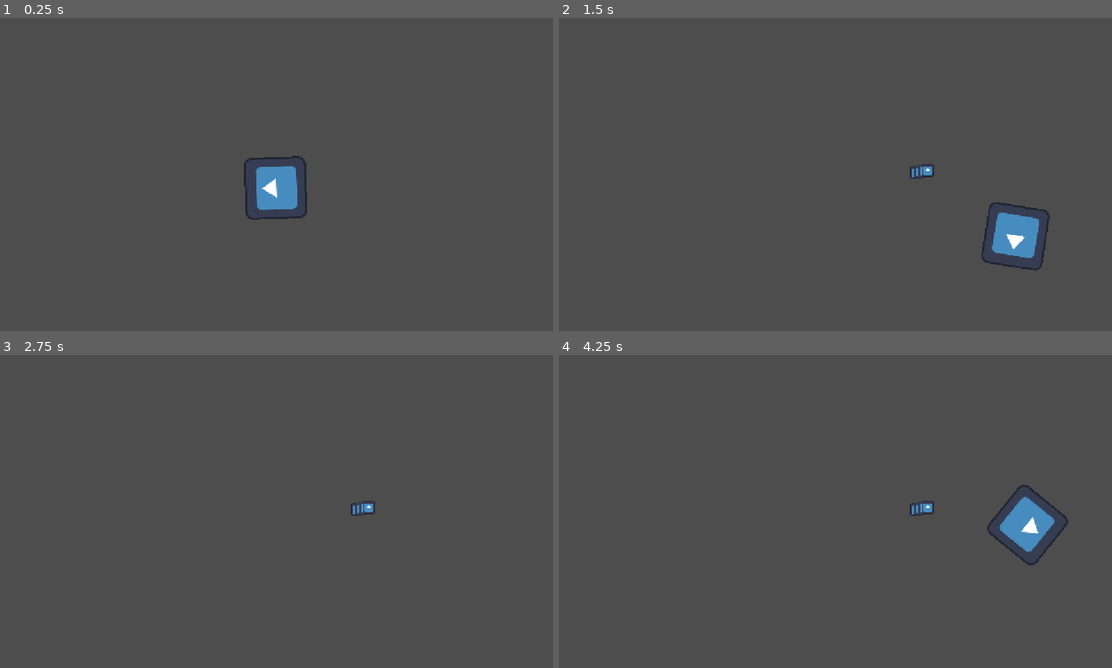
Above: before the commit, frames 1-4 (two rows, left to right).
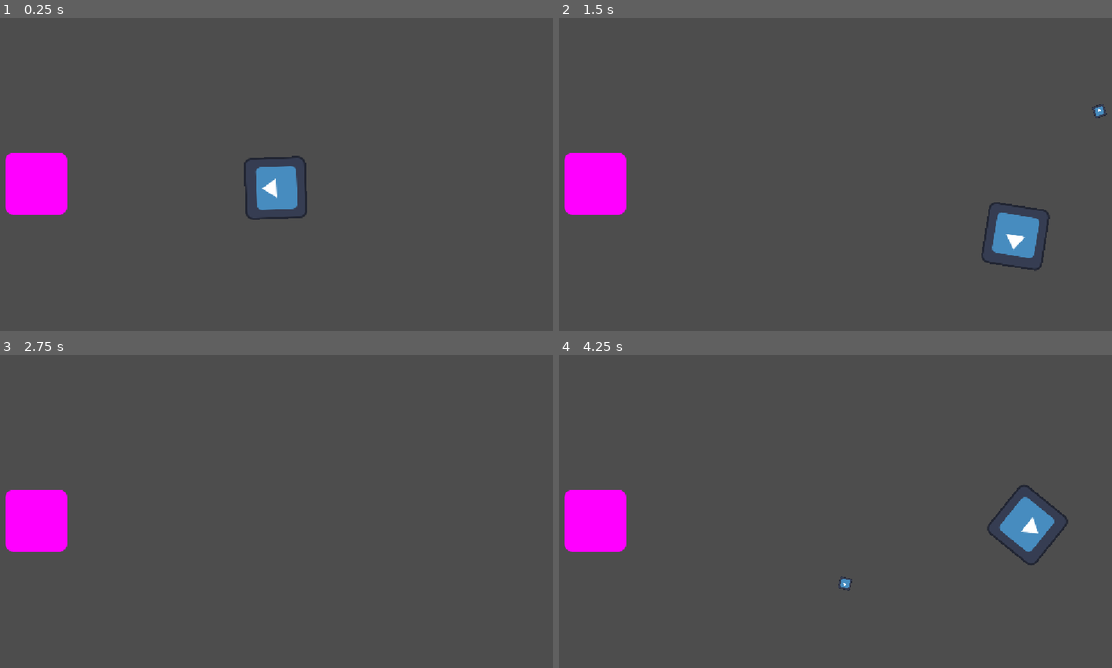
Above: after the commit, the same moments.

Repository: Frickerson/Brackeys_2026.2
Game: Godot game, scene res://Game/Levels/BasicLevel.tscn
Same seed, same stepped clock (60 frames per second), same inputs: the game is played once before the commit and once after it. The engine's default icon, where the game draws it, is replaced by a stand-in: a white triangle on a blue panel in a dark square.
Inputs (mouse positions are in pixels of both pictures, inside the frame that each line leads up to):
- Up to frame 1 (0.25 s): no input
- Up to frame 2 (1.5 s): tap Enter at 0.5 s; move the mouse to (957, 158) at 0.52 s; hold D (Player_Move_Right) 0.53-1.28 s; click (957, 158) at 0.67 s; move the mouse to (724, 190) at 1.27 s; hold S (Player_Move_Down) from 1.28 s (still down)
- Up to frame 3 (2.75 s): move the mouse to (331, 442) at 2.02 s; release S (Player_Move_Down) at 2.03 s; hold D (Player_Move_Right) from 2.03 s (still down)
- Up to frame 4 (4.25 s): tap Space at 2.75 s; move the mouse to (807, 574) at 2.77 s; release D (Player_Move_Right) at 2.78 s; hold W (Player_Move_Up) 2.78-3.53 s; click (807, 574) at 2.92 s; move the mouse to (1001, 558) at 3.52 s; hold A (Player_Move_Left) from 3.53 s (still down)

The runs differ from the first frame. In frame 1, 2.2% of the frame differs, in the area x 1-13%, y 43-63%; in frame 2, 2.3%; in frame 3, 2.3%; in frame 4, 2.4%, in the area x 1-68%, y 43-76%.

Commit message:
First player gameplay

Diff:
--- a/Game/Levels/BasicLevel.tscn
+++ b/Game/Levels/BasicLevel.tscn
@@ -1,8 +1,12 @@
 [gd_scene format=3 uid="uid://bvno76xx5ykpq"]
 
 [ext_resource type="PackedScene" uid="uid://dprglki4vqowe" path="res://Game/Objects/Player/Player.tscn" id="1_6sy8i"]
+[ext_resource type="PackedScene" uid="uid://cmya67a02jmjj" path="res://Game/Objects/Enemy/Enemy.tscn" id="2_thqke"]
 
 [node name="Node2D" type="Node2D" unique_id=1310273676]
 
 [node name="CharacterBody2D" parent="." unique_id=1713415423 instance=ExtResource("1_6sy8i")]
 position = Vector2(577, 352)
+
+[node name="RigidBody2D" parent="." unique_id=840740489 instance=ExtResource("2_thqke")]
+position = Vector2(81, 343)
--- /dev/null
+++ b/Game/Objects/Enemy/Enemy.tscn
@@ -0,0 +1,16 @@
+[gd_scene format=3 uid="uid://cmya67a02jmjj"]
+
+[ext_resource type="Texture2D" uid="uid://x66tsxte8o5r" path="res://icon.svg" id="1_051ad"]
+
+[sub_resource type="CircleShape2D" id="CircleShape2D_bu7o8"]
+radius = 69.58448
+
+[node name="RigidBody2D" type="RigidBody2D" unique_id=840740489]
+gravity_scale = 0.0
+
+[node name="Sprite2D" type="Sprite2D" parent="." unique_id=1978200661]
+modulate = Color(18.328726, 0, 5.9332247, 1)
+texture = ExtResource("1_051ad")
+
+[node name="CollisionShape2D" type="CollisionShape2D" parent="." unique_id=816673183]
+shape = SubResource("CircleShape2D_bu7o8")
--- /dev/null
+++ b/Game/Objects/Player/Bullet.gd
@@ -0,0 +1,12 @@
+extends Area2D
+
+@export var Speed : float = 500.0
+
+func _process(delta: float) -> void:
+	var direction = Vector2.RIGHT.rotated(rotation)
+	var velocity = direction * Speed
+	position += velocity * delta
+
+func _on_body_entered(body: Node2D) -> void:
+	body.queue_free()
+	self.queue_free()
--- a/Game/Objects/Player/Bullet.tscn
+++ b/Game/Objects/Player/Bullet.tscn
@@ -1,11 +1,13 @@
 [gd_scene format=3 uid="uid://qjyuecuw6ve5"]
 
 [ext_resource type="Texture2D" uid="uid://x66tsxte8o5r" path="res://icon.svg" id="1_617kg"]
+[ext_resource type="Script" uid="uid://0st2yvo8wdhu" path="res://Game/Objects/Player/Bullet.gd" id="1_hbtjo"]
 
 [sub_resource type="CircleShape2D" id="CircleShape2D_bu7o8"]
 radius = 68.117546
 
 [node name="Area2D" type="Area2D" unique_id=1582658277]
+script = ExtResource("1_hbtjo")
 
 [node name="CollisionShape2D" type="CollisionShape2D" parent="." unique_id=1271787194]
 scale = Vector2(0.2, 0.2)
@@ -13,3 +15,5 @@
 
 [node name="Sprite2D" type="Sprite2D" parent="CollisionShape2D" unique_id=980642888]
 texture = ExtResource("1_617kg")
+
+[connection signal="body_entered" from="." to="." method="_on_body_entered"]
--- a/Game/Objects/Player/Player.gd
+++ b/Game/Objects/Player/Player.gd
@@ -1,9 +1,11 @@
 extends CharacterBody2D
 
 @export var Attack: PackedScene
+@export var MoveSpeed: float = 30000.0
+@export var AttackSpeed: float = 1.0
 
-const MoveSpeed = 30000.0
 var EnableAttack = false
+var AttackTimer = 0.0
 
 func _physics_process(delta: float) -> void:
 	var vertical = delta * MoveSpeed * Input.get_axis("Player_Move_Up","Player_Move_Down")
@@ -25,9 +27,14 @@
 			EnableAttack = false
 
 func _process(delta: float) -> void:
-	if EnableAttack == false:
-		return
+	if AttackTimer > 0.0:
+		AttackTimer -= delta
 
+	if EnableAttack && AttackTimer <= 0.0:
+		_attack()
+
+func _attack():
 	var attack = Attack.instantiate()
 	owner.add_child(attack)
-	attack.position = $Marker2D.global_position
+	attack.transform = $Marker2D.global_transform
+	AttackTimer += 1.0 / AttackSpeed
Not shown, added: Game/Objects/Player/Bullet.gd.uid
